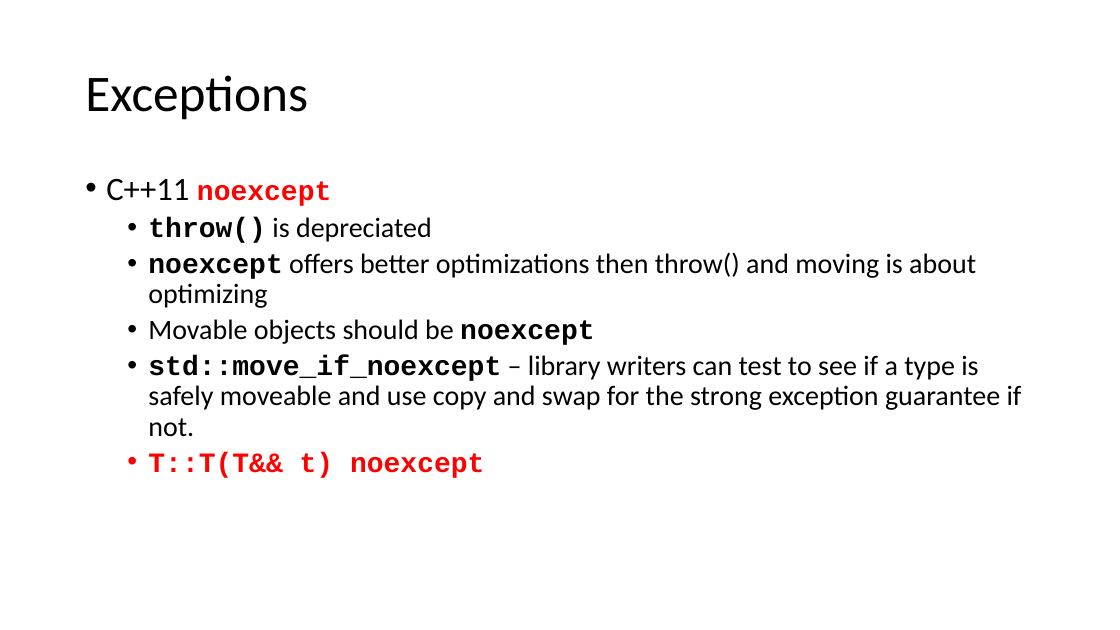
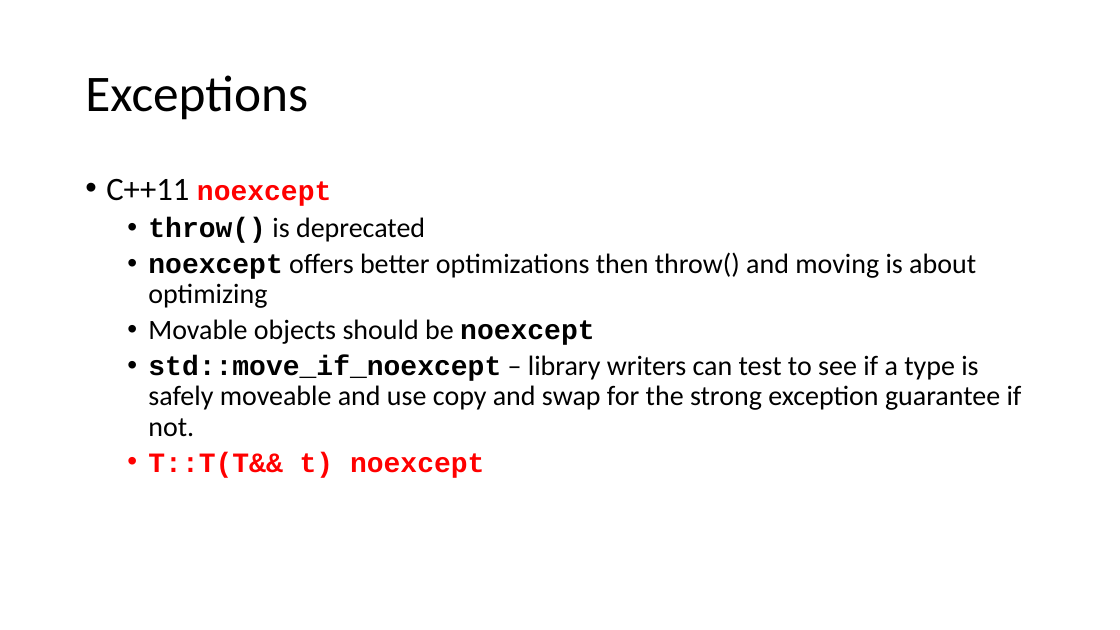
Before and after one commit to lissom/NYCCPP_MOVESEMANTICS, a slide deck: slide 16 of Cpp11-Move semantics.pptx. Drawn at 1120x630 pixels with LibreOffice and Linux fonts; fonts in the diff are those of the drawing. Boxes give left, top, right and bottom in pixels: in the first picture for what was removed or moved away, otherwise in the second. Text is boxed around its words. In the diff, an @@ line names an element or a change of style, - is before the commit and + after.

Commit message:
Update typos
There is still one I can't find.  One of the lines says "not" when it
shouldn't or vise versa.

```diff
--- a/Cpp11-Move semantics.pptx
+++ b/Cpp11-Move semantics.pptx
@@ text at box(148, 217, 425, 243): text changed @@
-  • throw() is depreciated
+  • throw() is deprecated
```
Also in this commit, not shown: 5 other slides changed.
